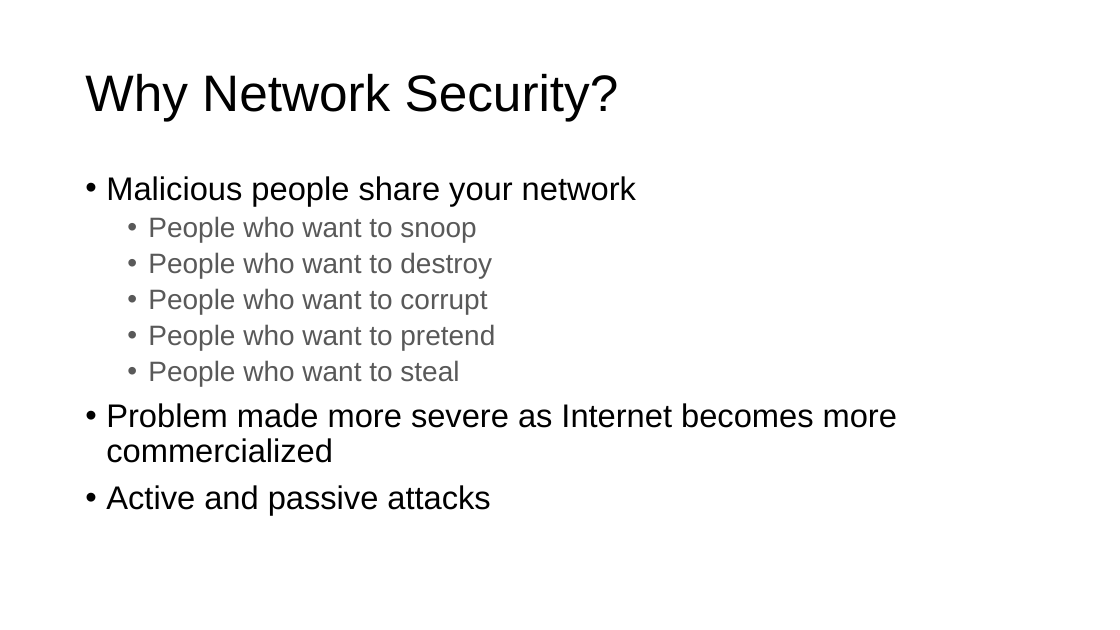
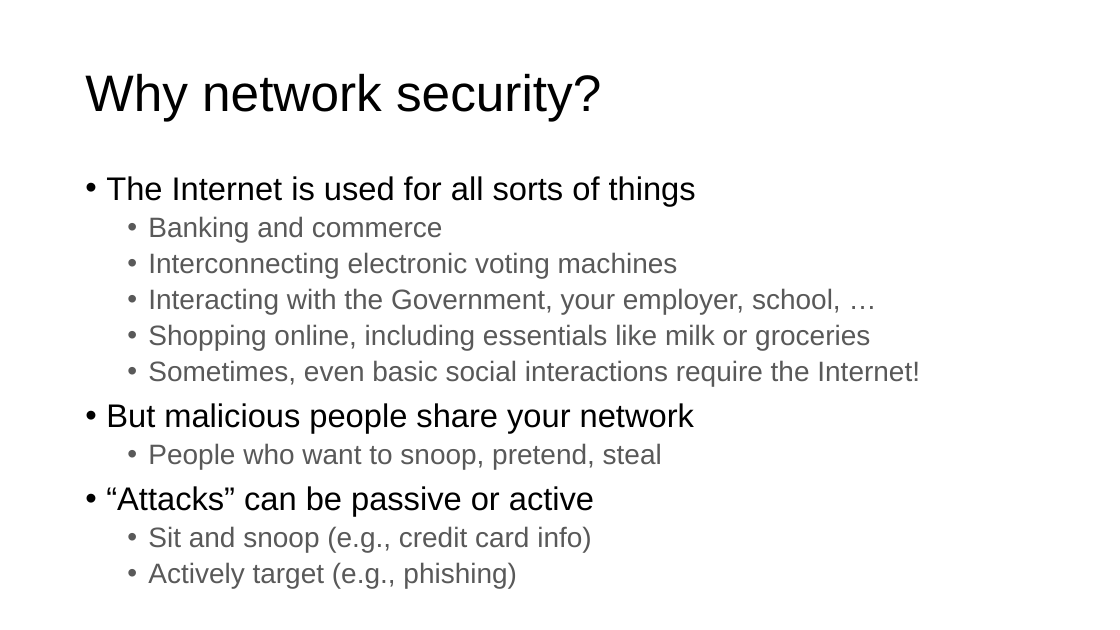
Before and after one commit to ngsrinivas/coursegen, a slide deck: slide 3 of ex/352-S21/staging/352-S21/lectures/security-symmetric-key-crypto.pptx. Drawn at 1120x630 pixels with LibreOffice and Linux fonts; fonts in the diff are those of the drawing. Boxes give left, top, right and bottom in pixels: in the first picture for what was removed or moved away, otherwise in the second. Text is boxed around its words. In the diff, an @@ line names an element or a change of style, - is before the commit and + after.

```diff
--- a/ex/352-S21/staging/352-S21/lectures/security-symmetric-key-crypto.pptx
+++ b/ex/352-S21/staging/352-S21/lectures/security-symmetric-key-crypto.pptx
@@ title at (85, 73, 601, 121): text changed @@
-Why Network Security?
+Why network security?
@@ text at (106, 176, 920, 588): text changed; size 28 to 24 pt; text colour #000000 to #595959 @@
-• Malicious people share your network
-  • People who want to snoop
-  • People who want to destroy
-  • People who want to corrupt
-  • People who want to pretend
-  • People who want to steal
-• Problem made more severe as Internet becomes more commercialized
-• Active and passive attacks
+• The Internet is used for all sorts of things
+  • Banking and commerce
+  • Interconnecting electronic voting machines
+  • Interacting with the Government, your employer, school, …
+  • Shopping online, including essentials like milk or groceries
+  • Sometimes, even basic social interactions require the Internet!
+• But malicious people share your network
+  • People who want to snoop, pretend, steal
+• “Attacks” can be passive or active
+  • Sit and snoop (e.g., credit card info)
+  • Actively target (e.g., phishing)
```
Also in this commit, not shown: 19 other slides changed, 22 slides added, 8 slides removed, 1 other file.
